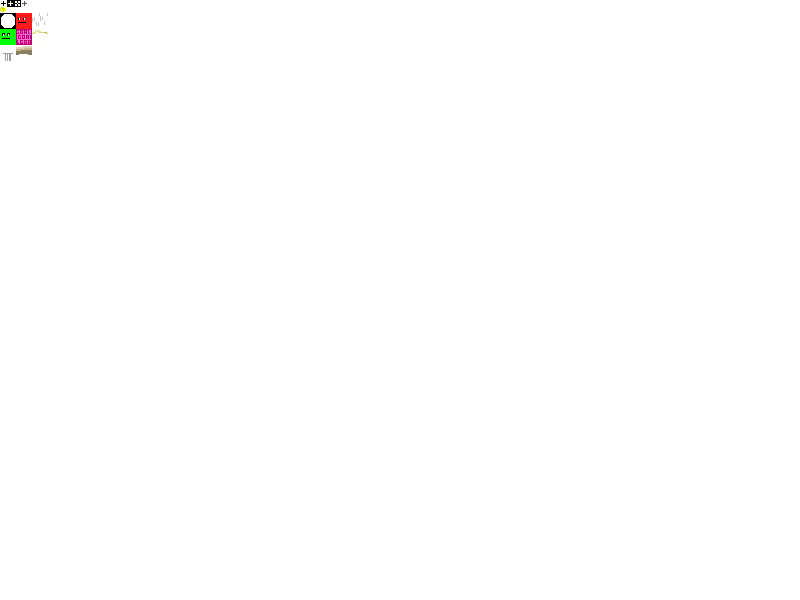
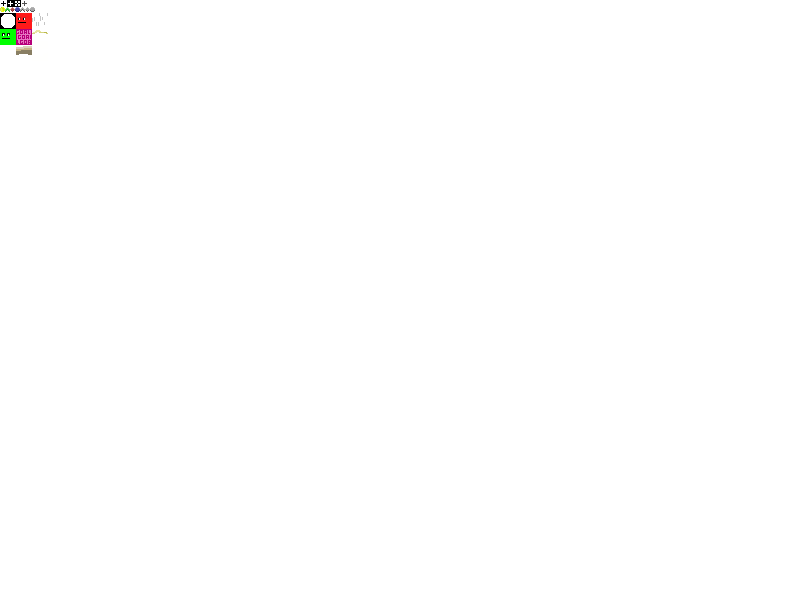
Before/after of a (800, 600) layered artwork. What changed in the layer stack:
removed layer "Pillar" (was 90%) over <box>3,53,13,61</box>
added layer "UpgradeDamageLocked" above "UpgradeDamage" over <box>30,7,35,12</box>
added layer "UpgradeDamage" above "UpgradeHPLocked" over <box>15,7,20,12</box>
added layer "UpgradeHPLocked" above "UpgradeHP" over <box>25,7,30,12</box>
added layer "UpgradeHP" above "UpgradeJumpLocked" over <box>10,7,15,12</box>
added layer "UpgradeJumpLocked" above "UpgradeJump" over <box>20,7,25,12</box>
added layer "UpgradeJump" above "CloudBot" over <box>5,7,10,12</box>
